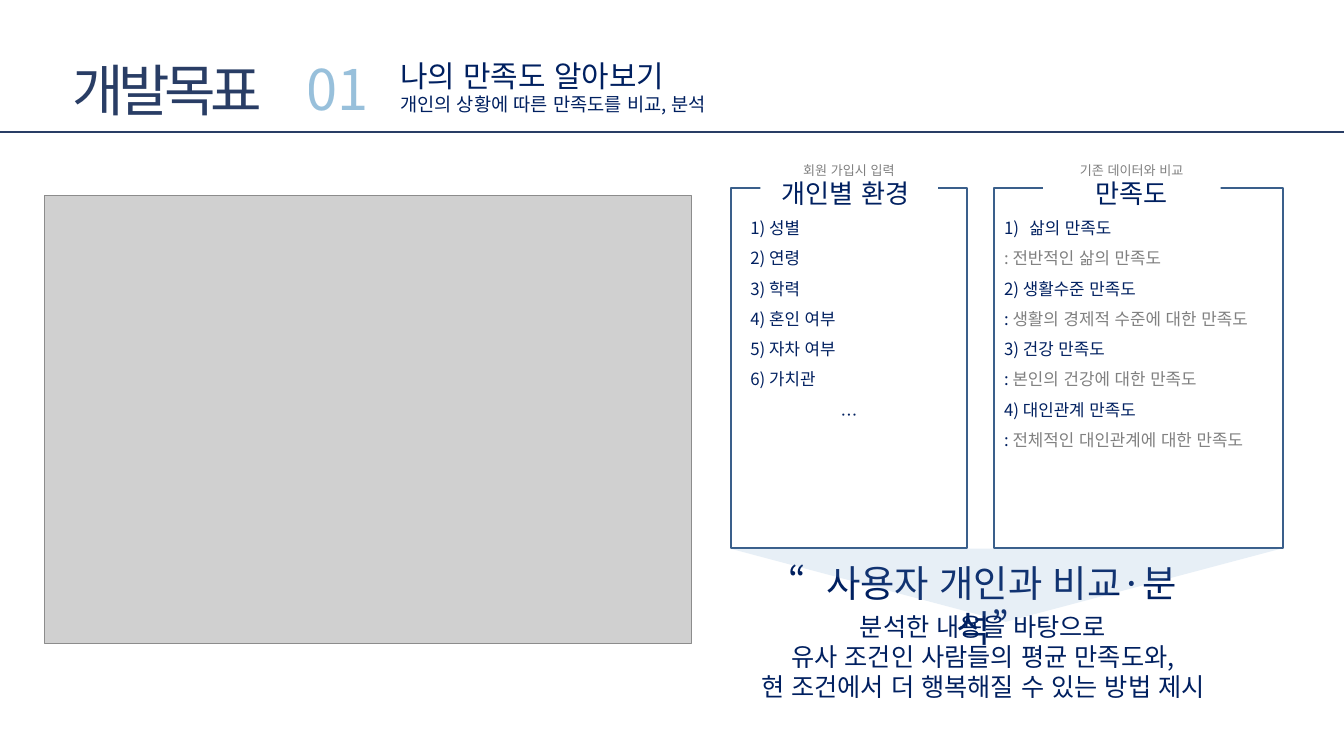
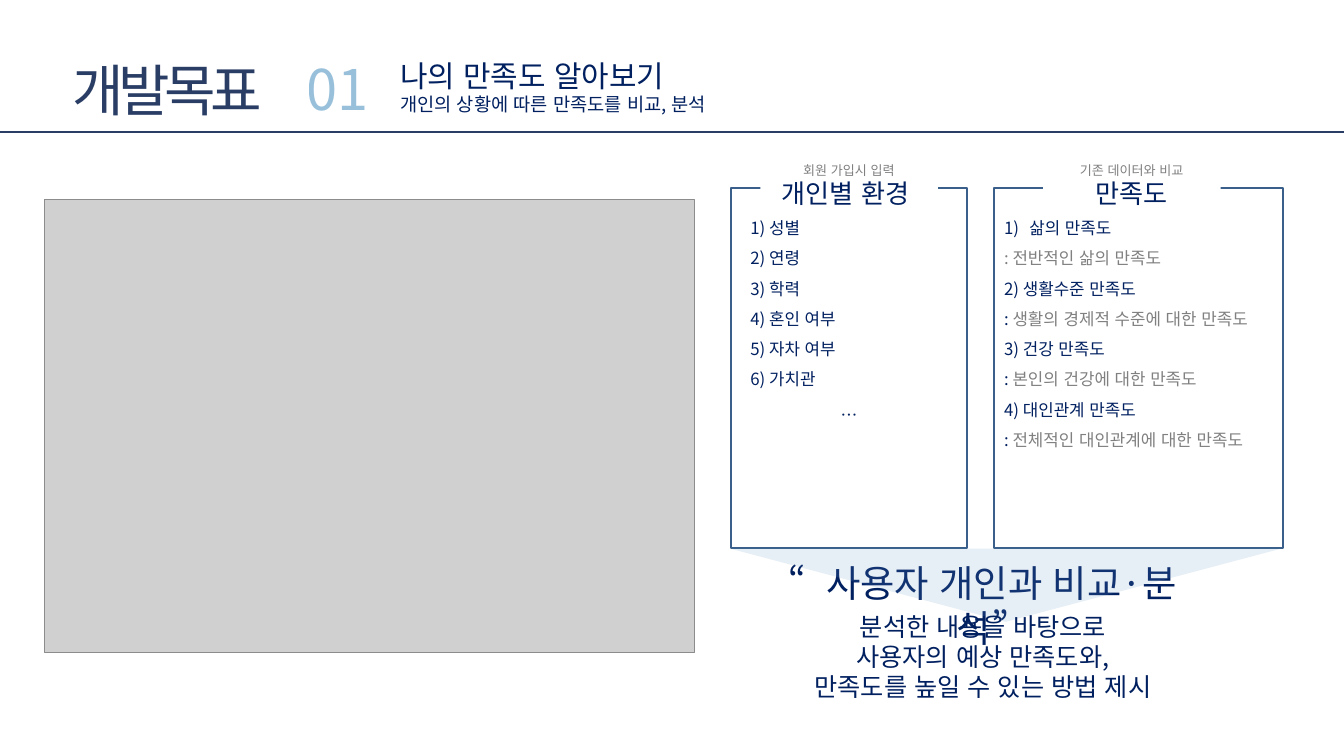
Before and after one commit to FourKong/Project_jh, a slide deck: slide 8 of portfolio/프로젝트 기획서_ver1.1.pptx (slide 7 before the commit). Drawn at 1344x756 pixels with LibreOffice and Linux fonts; fonts in the diff are those of the drawing; grey boxes stand for pictures. Boxes give left, top, right and bottom in pixels: in the first picture for what was removed or moved away, otherwise in the second. Text is boxed around its words. In the diff, an @@ line names an element or a change of style, - is before the commit and + after.

```diff
--- a/portfolio/프로젝트 기획서_ver1.1.pptx
+++ b/portfolio/프로젝트 기획서_ver1.1.pptx
@@ picture: place and size @@
-picture at [45,196,691,644]
+picture at [45,199,694,653]
@@ text at [814,640,1151,698]: text changed @@
-유사 조건인 사람들의 평균 만족도와,
-현 조건에서 더 행복해질 수 있는 방법 제시
+사용자의 예상 만족도와,
+만족도를 높일 수 있는 방법 제시
```
Also in this commit, not shown: 2 other slides changed, 1 slide added, 5 other files.
